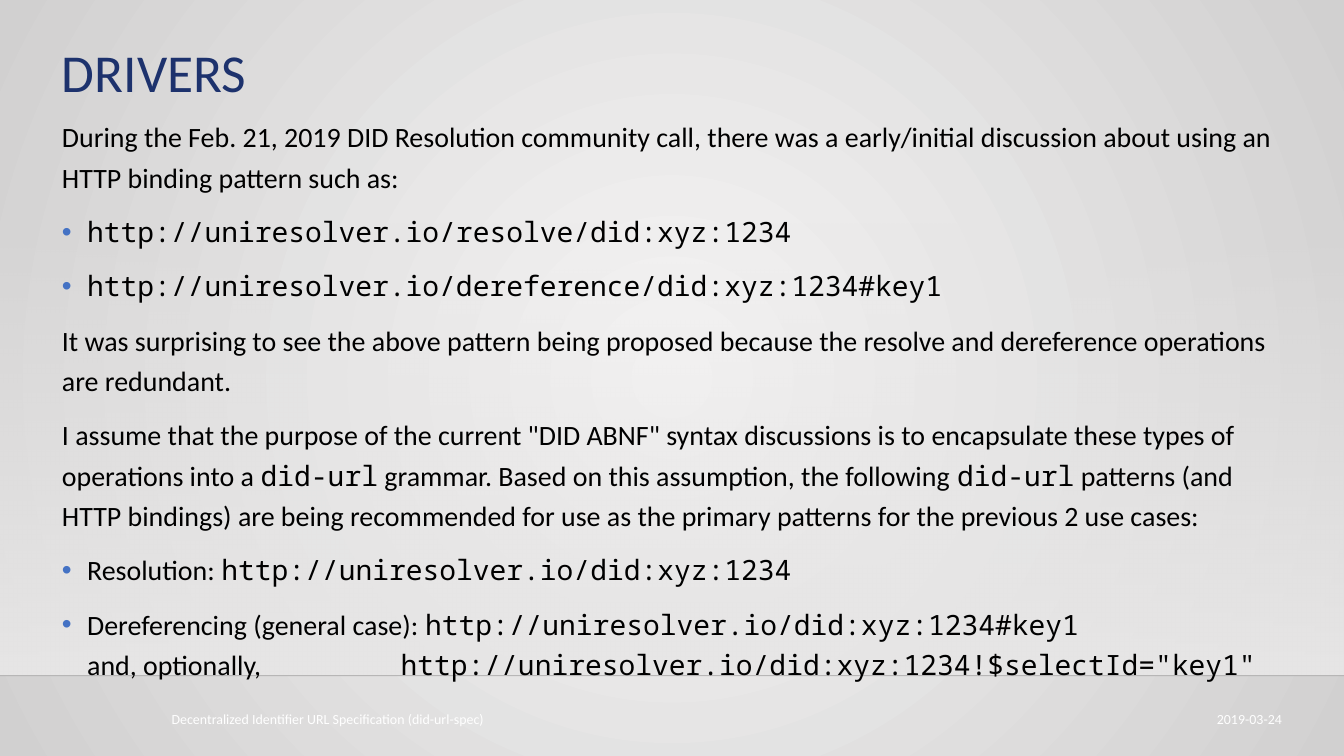
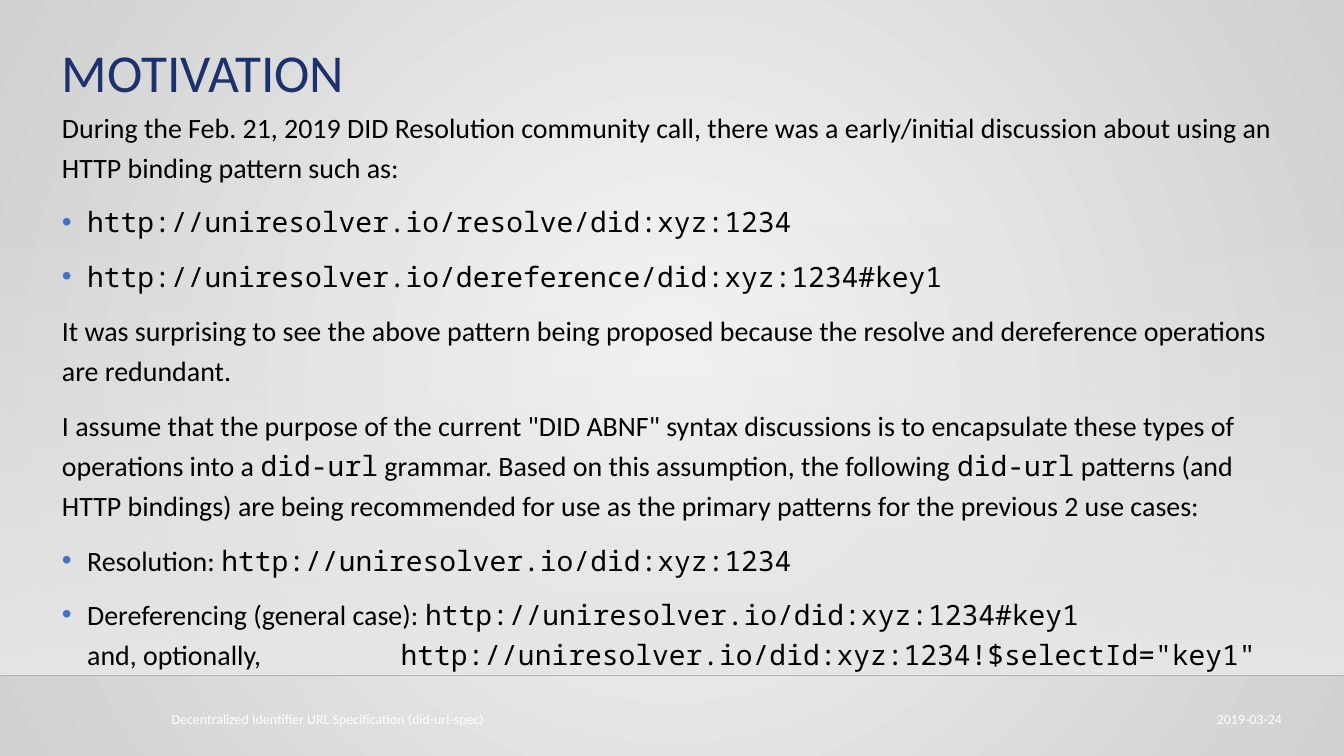
Before and after one commit to mwherman2000/did-uri-spec, a slide deck: slide 8 of src/HBB-did-url-spec v0.6.pptx. Drawn at 1344x756 pixels with LibreOffice and Linux fonts; fonts in the diff are those of the drawing; background and template pictures are left out. Boxes give left, top, right and bottom in pixels: in the first picture for what was removed or moved away, otherwise in the second. Text is boxed around its words. In the diff, an @@ line names an element or a change of style, - is before the commit and + after.

```diff
--- a/src/HBB-did-url-spec v0.6.pptx
+++ b/src/HBB-did-url-spec v0.6.pptx
@@ title at <box>62,57,344,93</box>: text changed @@
-DRIVERS
+MOTIVATION
@@ text "During the Feb. 21, 2019 ...": place and size @@
-text "During the Feb. 21, 2019 ..." at <box>62,127,1271,682</box>
+text "During the Feb. 21, 2019 ..." at <box>62,118,1271,672</box>
```
Also in this commit, not shown: 5 other slides changed, 1 slide added.
